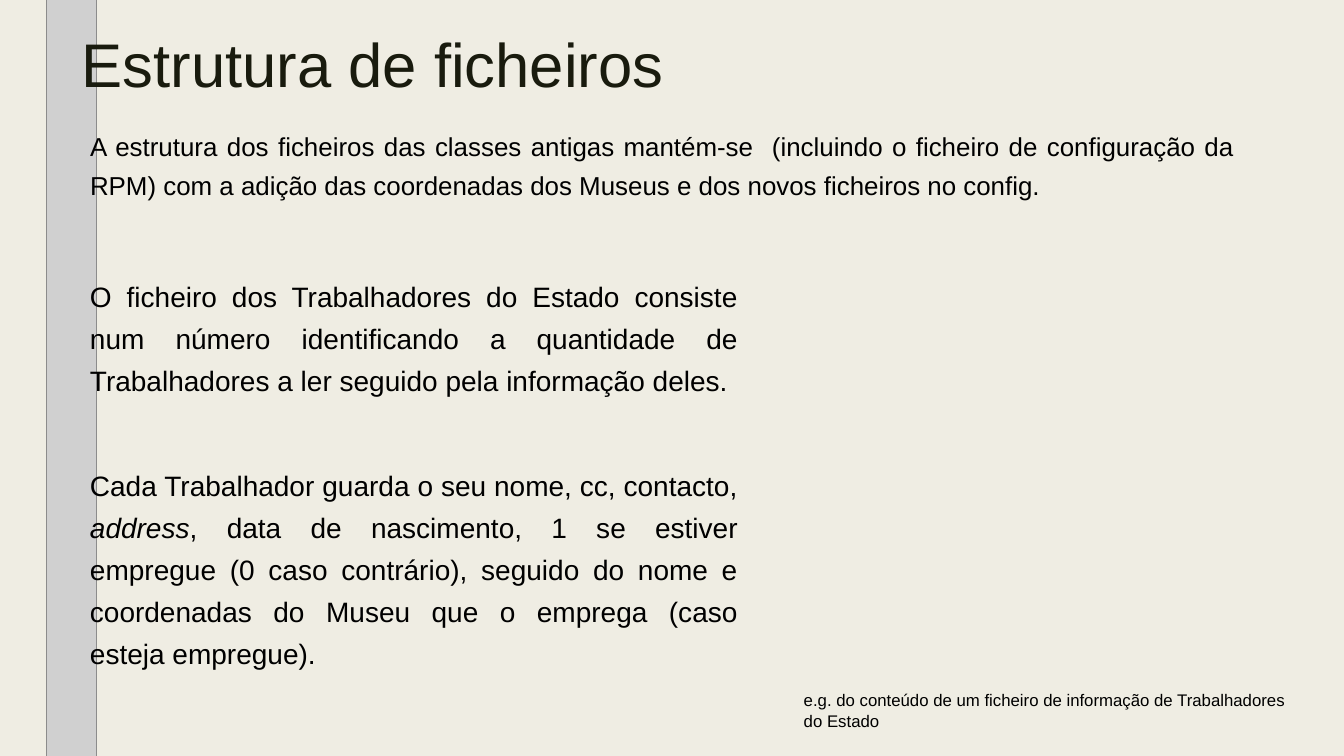
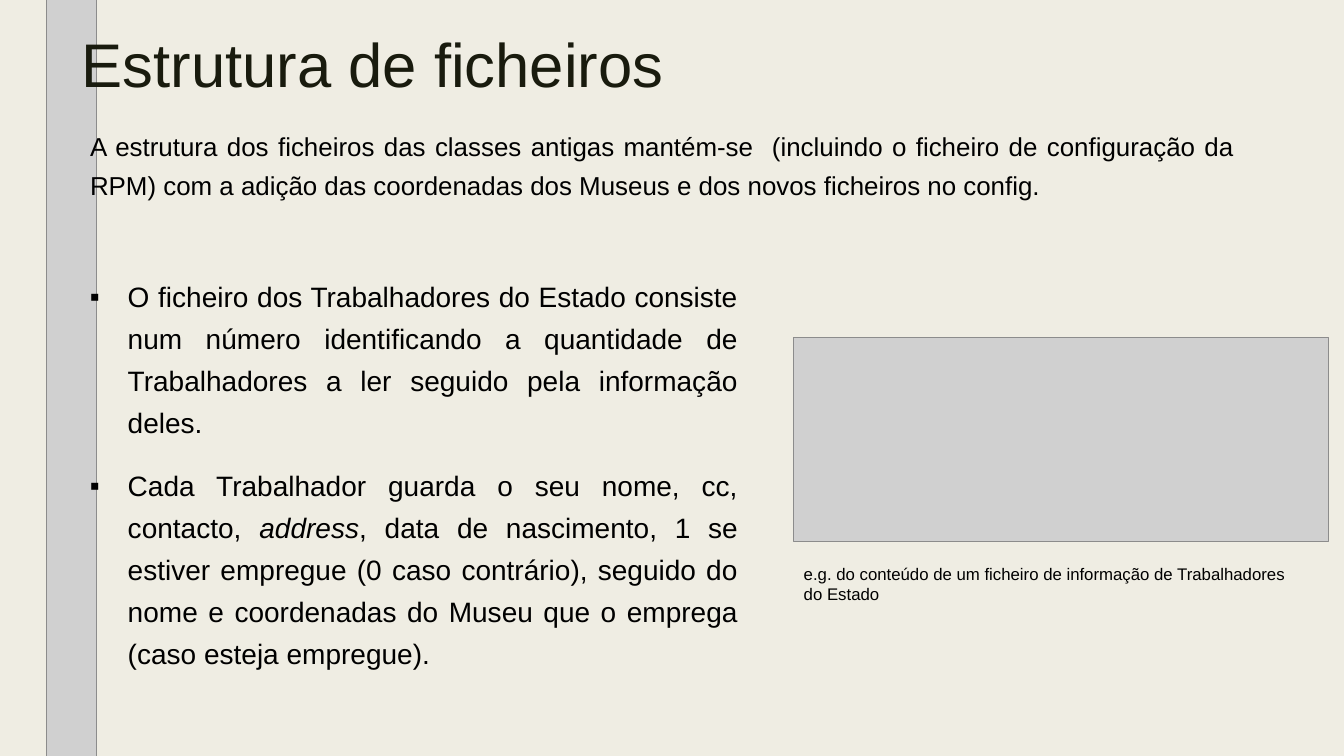
Before and after one commit to tiagodusilva/FEUP-AEDA-Proj1, a slide deck: slide 4 of AEDA_-_Cartao_Museus_de_Portugal_parte_2.pptx. Drawn at 1344x756 pixels with LibreOffice and Linux fonts; fonts in the diff are those of the drawing; grey boxes stand for pictures. Boxes give left, top, right and bottom in pixels: in the first picture for what was removed or moved away, otherwise in the second. Text is boxed around its words. In the diff, an @@ line names an element or a change of style, - is before the commit and + after.

Commit message:
Added worker exporting image

```diff
--- a/AEDA_-_Cartao_Museus_de_Portugal_parte_2.pptx
+++ b/AEDA_-_Cartao_Museus_de_Portugal_parte_2.pptx
@@ text "O ficheiro dos Trabalhadores do ..." at (128,286,738,434): bullet none to ▪ @@
@@ picture added at (795,338,1329,542) @@
@@ text "Cada Trabalhador guarda o seu ..." at (128,475,738,669): bullet none to ▪ @@
@@ text "e.g. do conteúdo de um ...": place and size @@
-text "e.g. do conteúdo de um ..." at (804,693,1285,727)
+text "e.g. do conteúdo de um ..." at (804,567,1285,600)
```
